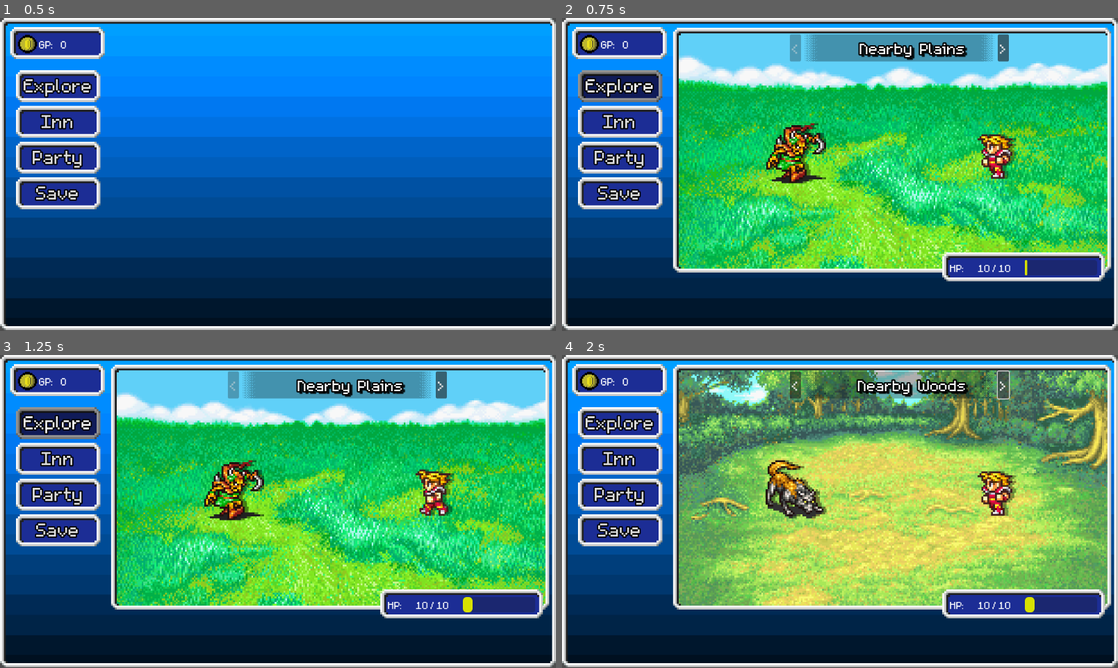
Above: before the commit, frames 1-4 (two rows, left to right).
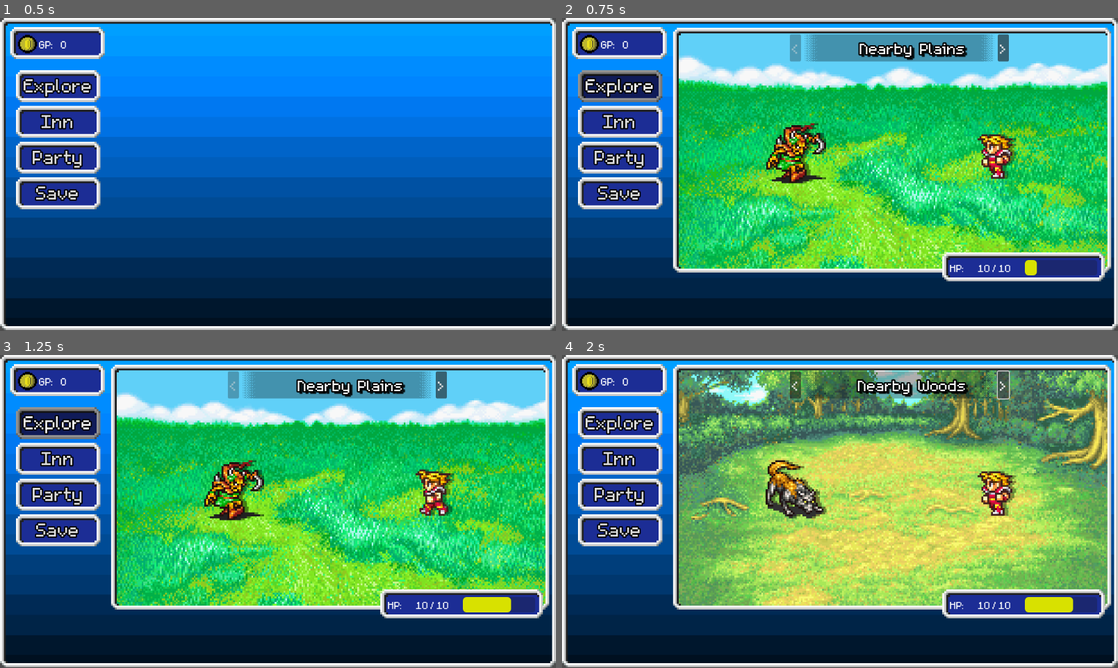
Above: after the commit, the same moments.

Repository: AyaPK/ff-incremental
Game: Godot game, scene res://scenes/main.tscn
Same seed, same stepped clock (60 frames per second), same inputs: the game is played once before the commit and once after it.
Inputs:
- Up to frame 1 (0.5 s): no input
- Up to frame 2 (0.75 s): click "Explore" at 0.5 s
- Up to frame 3 (1.25 s): no input
- Up to frame 4 (2 s): click ">" at 1.25 s

Frame 1 is identical in both runs. In frame 2, less than 0.1% of the frame differs, in the area x 83-86%, y 77-83%; in frame 3, 0.3%, in the area x 84-92%, y 77-83%; in frame 4, 0.3%.

Commit message:
Adds equippable items

Diff:
--- a/00_globals/battle_manager.gd
+++ b/00_globals/battle_manager.gd
@@ -19,7 +19,7 @@
 	battle_scene.spawn_enemy(enemy_resource)
 
 func damage_enemy() -> void:
-	var char_atk: int = battle_scene.character_slot_1.character.attack
+	var char_atk: int = battle_scene.character_slot_1.calculate_attack()
 	var dmg: int = randi_range(char_atk, char_atk*2) - battle_scene.enemy_slot_1.defense
 	dmg = clampi(dmg, 1, dmg)
 	battle_scene.pause_timers()
--- a/00_globals/party_manager.gd
+++ b/00_globals/party_manager.gd
@@ -34,7 +34,7 @@
 	character.max_hp = 10
 	character.hp = 10
 	character.image = load("res://assets/sprites/characters/"+character.job+".png")
-	character.speed = 5.0
+	character.speed = 1
 	character.attack = 5
 	character.defense = 5
 	character.level = 1
--- /dev/null
+++ b/items/resources/equippables/equippable.tres
@@ -0,0 +1,9 @@
+[gd_resource type="Resource" script_class="Equippable" load_steps=2 format=3 uid="uid://c2ode5ol6v1c7"]
+
+[ext_resource type="Script" uid="uid://ce1apssk0lmsx" path="res://items/scripts/equippable.gd" id="1_xwk6m"]
+
+[resource]
+script = ExtResource("1_xwk6m")
+rarities = 2
+compatable = 4
+metadata/_custom_type_script = "uid://ce1apssk0lmsx"
--- /dev/null
+++ b/items/scripts/equippable.gd
@@ -0,0 +1,22 @@
+class_name Equippable extends Resource
+
+@export var name: String
+@export var buy_price: int
+@export var sell_price: int
+
+enum RARITY {COMMON, UNCOMMON, RARE, EPIC, LEGENDARY, MYTHICAL, SPECIAL}
+@export var rarities: RARITY
+
+@export_category("Compatibilities")
+@export_flags("Fighter", "Black Mage", "Warrior") var compatible := 0
+const FLAG_NAMES = ["Fighter", "Black Mage", "Warrior"]
+
+func compatible_with(job_name: String) -> void:
+	var bit_index = FLAG_NAMES.find(job_name)
+	if bit_index == -1:
+		print("no")
+		return
+	if compatible & (1 << bit_index):
+		print("yes")
+		return
+	print("no")
--- /dev/null
+++ b/items/scripts/main_hand.gd
@@ -0,0 +1,6 @@
+class_name MainHand extends Equippable
+
+@export var attack: int
+@export var sprite: Texture2D
+
+@export var modifier: int = 0
--- a/scenes/character_slot.tscn
+++ b/scenes/character_slot.tscn
@@ -41,6 +41,22 @@
 "values": [2, 3]
 }
 
+[sub_resource type="Animation" id="Animation_nyy3j"]
+resource_name = "down"
+loop_mode = 1
+tracks/0/type = "value"
+tracks/0/imported = false
+tracks/0/enabled = true
+tracks/0/path = NodePath(".:frame")
+tracks/0/interp = 1
+tracks/0/loop_wrap = true
+tracks/0/keys = {
+"times": PackedFloat32Array(0),
+"transitions": PackedFloat32Array(1),
+"update": 1,
+"values": [5]
+}
+
 [sub_resource type="Animation" id="Animation_ndgm5"]
 resource_name = "idle"
 loop_mode = 1
@@ -55,22 +71,6 @@
 "transitions": PackedFloat32Array(1, 1),
 "update": 1,
 "values": [0, 1]
-}
-
-[sub_resource type="Animation" id="Animation_nyy3j"]
-resource_name = "down"
-loop_mode = 1
-tracks/0/type = "value"
-tracks/0/imported = false
-tracks/0/enabled = true
-tracks/0/path = NodePath(".:frame")
-tracks/0/interp = 1
-tracks/0/loop_wrap = true
-tracks/0/keys = {
-"times": PackedFloat32Array(0),
-"transitions": PackedFloat32Array(1),
-"update": 1,
-"values": [5]
 }
 
 [sub_resource type="AnimationLibrary" id="AnimationLibrary_jip5g"]
--- a/scripts/character.gd
+++ b/scripts/character.gd
@@ -4,15 +4,16 @@
 var max_hp: int
 var hp: int
 var image: Texture2D
+var attack: int
+var defense: int
+var speed: float
 
 var level: int
 var experience: int
 
-var attack: int
-var defense: int
-var speed: float
+var dead: bool = false
 
-var dead: bool = false
+@export var main_hand: MainHand
 
 var exp_table = [
 	0, 28, 84, 196, 392, 700, 1148, 1764, 2576, 3612,
--- a/scripts/character_slot.gd
+++ b/scripts/character_slot.gd
@@ -39,3 +39,11 @@
 	var damage_num: DamageNumber = scn.instantiate()
 	damage_num.text = str(num)
 	add_child(damage_num)
+
+func calculate_attack() -> int:
+	var base_attack: int = character.attack
+	var mainhand_increase: int = 0
+	if character.main_hand:
+		mainhand_increase = character.main_hand.attack
+		mainhand_increase = ceili(mainhand_increase * (1+(float(character.main_hand.modifier)/10)))
+	return base_attack + mainhand_increase
Not shown, added: items/scripts/equippable.gd.uid
Not shown, added: items/scripts/main_hand.gd.uid
